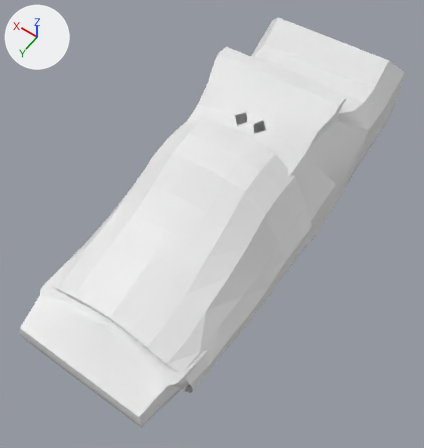
Two versions of the Blender file art/models/props/soccer_cleats/soccer_cleats.blend, one commit apart.
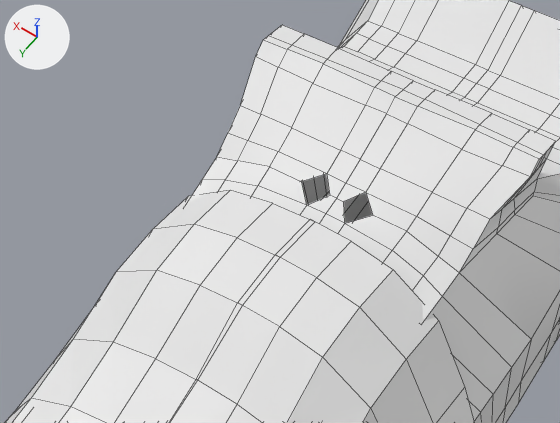
There are two pictures of each version: one whole from a 50 mm lens placed at (-0.236, 0.354, 0.481), pointed at (0.0, 0.023, -0.038), one close up on the part from 24% to 82% of the width and 8% to 49% of the height. Every picture has the same lights, and +X, +Y and +Z are marked at upper left. The older version's two pictures come first. The close-ups show mesh edges as thin lines.

In view in the first close-up: 'Cleat', 'Plane'.
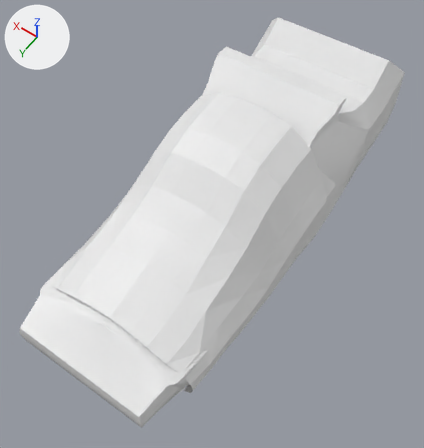
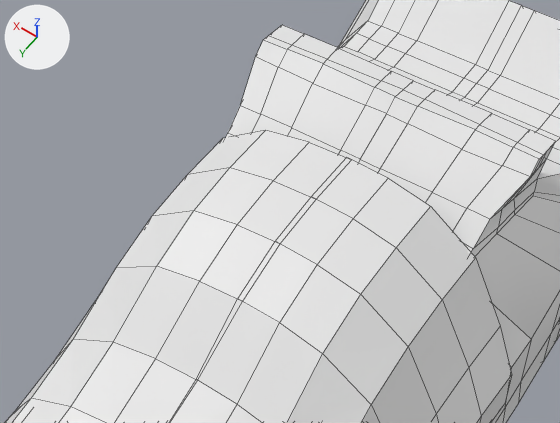
Boxes (x1, y1, x2, y2) around the edits, measured in the close-ups (560 x 423 px; the box of a moved part takes in the faces that stretch with it):
'Plane', reshaped
    before: (5, 190, 471, 423)
    after: (5, 130, 511, 423)
part 1 of me_plane_001, moved or reshaped
    before: (60, 190, 471, 423)
    after: (59, 130, 511, 423)

Edits to the bpy script that builds the scene:
```text
Change me_plane_001:
    used by ob_plane; location = (0.0, 0.1408, 0.0081); rotation_euler = (-0.289, 0.0, 0.0), in degrees (-17, 0, 0); scale = (0.0229, 0.0229, 0.0229)
    remove me_plane_001.from_pydata(...)  # 72 vertices, 56 faces; spans x -4.29..0.06, y -7.66..2.89, z -6.03..0.66
    add me_plane_001.from_pydata(...)  # 81 vertices, 64 faces; spans x -4.29..0.06, y -9.05..2.89, z -6.13..0.92
    me_plane_001 part 1
    7 vertices in x -4.23..0.06, y -5.24..-3.92, z -4.73..0.66 move by (0.0, -0.03, 0.1)
    7 vertices in x -4.23..0.06, y -6.5..-5.1, z -5.07..0.58 move by (0.0, -0.1, 0.34)
    7 vertices in x -4.2..0.06, y -7.66..-6.26, z -5.42..0.23 move by (0.0, -0.17, 0.57)
    6 vertices move from x -4.23..-0.93, y -6.68..-3.77, z -6.03..0.66 to x -4.23..-0.93, y -6.84..-3.79, z -5.82..0.76
    9 vertices are added at x -4.23..0.06, y -9.05..-7.4, z -6.13..0.56
    8 new faces join them
```
